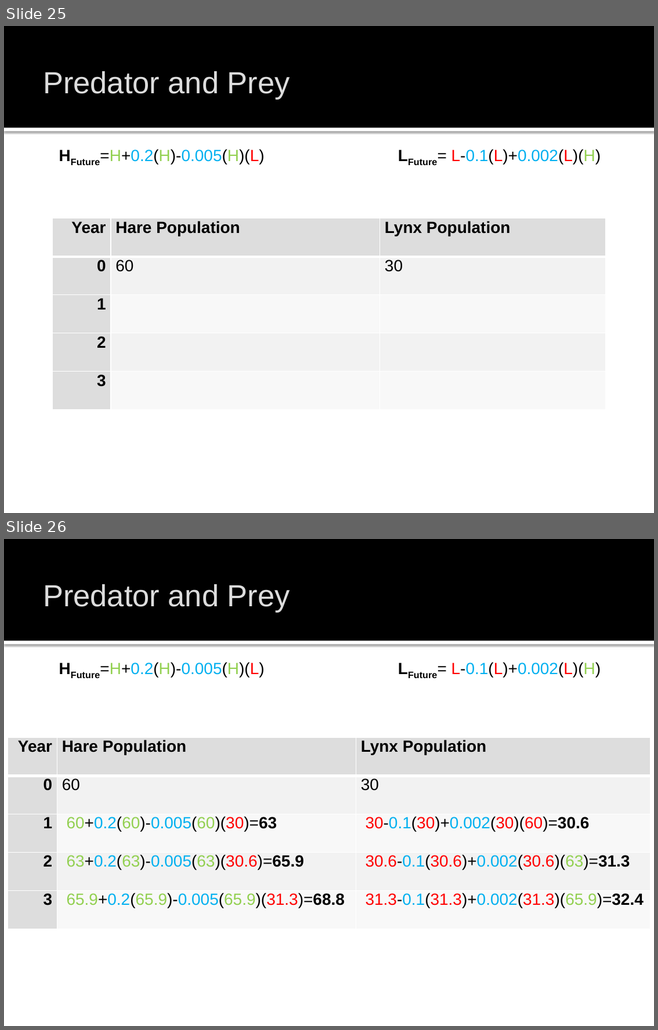
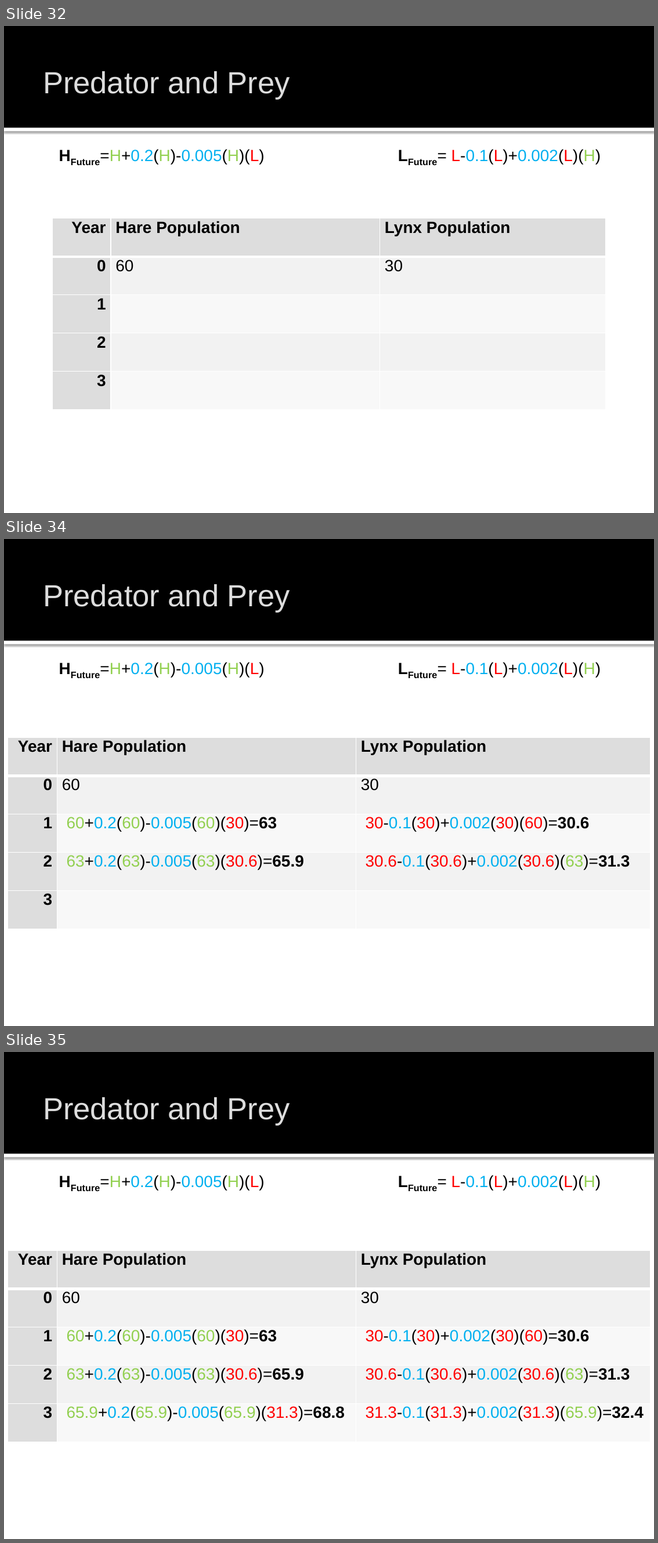
Before and after one commit to john-s-butler-dit/Maths-in-the-Wild, a slide deck: 01_Predator_Prey/Maths_in_the_Wild_Predator_Prey.pptx. Shown one above the other, each under a label of ours: slides 25 and 26 before the commit, slides 32, 34 and 35 after it; the slides between them are not shown. The pictures are 658x1030 and 658x1543 pixels, drawn with LibreOffice and Linux fonts; fonts in the diff are those of the drawing; background and template pictures are left out. Boxes give left, top, right and bottom in pixels: in the first picture for what was removed or moved away, otherwise in the second. Text is boxed around its words. In the diff, an @@ line names an element or a change of style, - is before the commit and + after.

Commit message:
pred prey worksheets nice

```diff
--- a/01_Predator_Prey/Maths_in_the_Wild_Predator_Prey.pptx
+++ b/01_Predator_Prey/Maths_in_the_Wild_Predator_Prey.pptx
@@ slide 34 added at [4,539,654,1026], background #FFFFFF; not listed: 2 template elements that a slide beside it also shows @@
@@ title added at [43,584,290,613], 33.8 pt, text #DDDDDD @@
+Predator and Prey
@@ text added at [100,662,264,677], 18 pt, text #000000 @@
+HFuture=H+0.2(H)-0.005(H)(L)
@@ text added at [451,662,600,677], 18 pt, text #000000 @@
+LFuture= L-0.1(L)+0.002(L)(H)
@@ table added at [8,738,650,930], 5 rows, 3 columns @@
+Year | Hare Population | Lynx Population
+0 | 60 | 30
+1 | 60+0.2(60)-0.005(60)(30)=63 | 30-0.1(30)+0.002(30)(60)=30.6
+2 | 63+0.2(63)-0.005(63)(30.6)=65.9 | 30.6-0.1(30.6)+0.002(30.6)(63)=31.3
+3 |  | 
@@ what was slide 25 is now slide 32 @@
@@ what was slide 26 is now slide 35 @@
```
Also in this commit, not shown: 9 slides changed, 8 other slides added, 1 slide removed, 33 other files.
